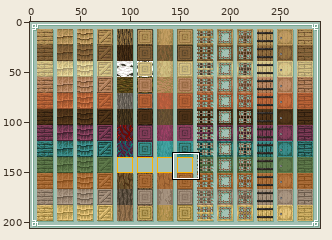
A sprite sheet gets an edit: Versandordner/Listen/Holz-Produkte-Ansammlung.png. Above, an overview of the earlier version with the close-up marked.
Close-up. First the earlier version:
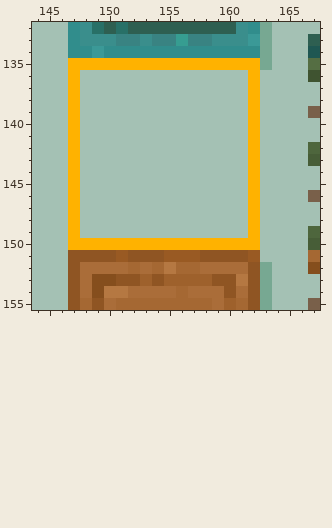
The file is 290x206 pixels. Colours within 5 levels of each other are drawn and written as one. Shown: x 144..167, y 132..155. The commit also changed other parts of the picture, which this record leaves out.
Now the later version:
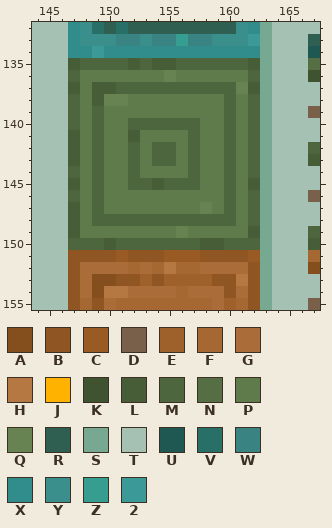
Palette (. is transparent): A #854e1d  B #8f5523  C #995a23  D #79604a  E #9e612c  F #a56833  G #aa6d39  H #b57842  J #ffb200  K #3f5330  L #475d37  M #4e663d  N #556e43  P #5f7a4b  Q #668351  R #2e5f51  S #77a892  T #a4c1b4  U #1f5752  V #287067  W #398382  X #318d8c  Y #3a8e8c  Z #369d91  2 #3b9997
From old to new:
y 135: x 147..162 JJJJJJJJJJJJJJJJ -> LMMMMLMLLMMMMMML
y 136: x 147..163 JTTTTTTTTTTTTTTJT -> MPPPPPPPQPPPPPPMS
y 137: x 147..163 JTTTTTTTTTTTTTTJT -> LPLLMMMMMMMMMMQLS
y 138: x 147..163 JTTTTTTTTTTTTTTJT -> MPLQQPPPPPPPPMPMS
y 139: x 147..163 JTTTTTTTTTTTTTTJT -> MPMPPPPPPPPPPMPMS
y 140: x 147..163 JTTTTTTTTTTTTTTJT -> MPMPPMMMMMMPPMPMS
y 141: x 147..163 JTTTTTTTTTTTTTTJT -> LPMPPLPPPPMPPMPMS
y 142..143: x 147..163 JTTTTTTTTTTTTTTJT -> LPMPPMPMMPMPPMPMS
y 144: x 147..163 JTTTTTTTTTTTTTTJT -> MPMPPMPPPPMPPMPMS
y 145: x 147..163 JTTTTTTTTTTTTTTJT -> LPMPPMMLMMMPPMPLS
y 146: x 147..163 JTTTTTTTTTTTTTTJT -> MPMPPPPPPPPPPMPMS
y 147: x 147..163 JTTTTTTTTTTTTTTJT -> LPMPPPPPPPPQPMPMS
y 148: x 147..163 JTTTTTTTTTTTTTTJT -> LPMMMMMMMMMMMMPMS
y 149: x 147..163 JTTTTTTTTTTTTTTJT -> LPPPPPPPPQPPPPPLS
y 150: x 147..163 JJJJJJJJJJJJJJJJT -> MMMLMMMMMMMLLMMMS
y 151: x 163 T -> S
Changed places in both close-ups, as pixel boxes (x1, y1, x2, y2):
changed: (68, 58, 272, 262)
